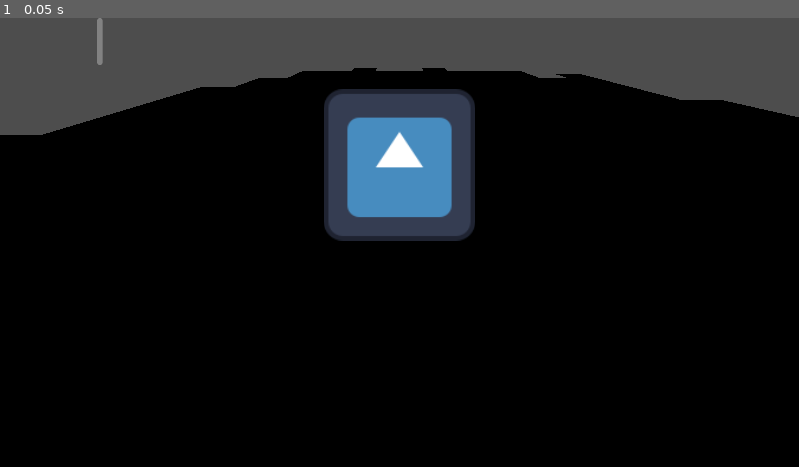
Above: before the commit, frame 1.
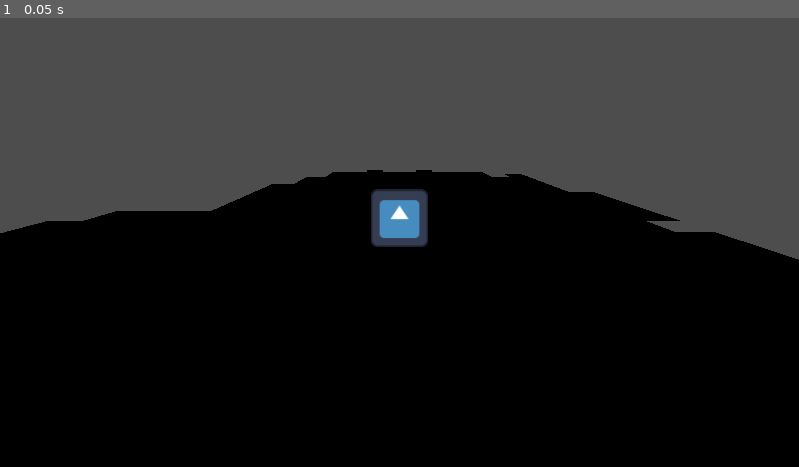
Above: after the commit, the same moment.

Repository: ShadowCommander/Godot-WJ-Expansion
Game: Godot game, scene res://main.tscn
Same seed, same stepped clock (60 frames per second), same inputs: the game is played once before the commit and once after it. The engine's default icon, where the game draws it, is replaced by a stand-in: a white triangle on a blue panel in a dark square.
Inputs:
- Up to frame 1 (0.05 s): no input

The runs differ from the first frame. In frame 1, 26% of the frame differs, in the area x 0-100%, y 0-54%.

Commit message:
Remove old lazylistbox test

Diff:
--- a/main.tscn
+++ b/main.tscn
@@ -1,9 +1,7 @@
-[gd_scene load_steps=6 format=3 uid="uid://3up4gouqf7ks"]
+[gd_scene load_steps=4 format=3 uid="uid://3up4gouqf7ks"]
 
 [ext_resource type="MeshLibrary" uid="uid://b2xjwjx1f453m" path="res://scenes/grid/mesh_library.tres" id="1_0xm2m"]
-[ext_resource type="PackedScene" uid="uid://ciwq8siqk71qj" path="res://addons/lazy_list_box/lazy_list_box.tscn" id="3_1bvp3"]
 [ext_resource type="Texture2D" uid="uid://dy152pm8w1hyb" path="res://icon.svg" id="3_h2yge"]
-[ext_resource type="PackedScene" uid="uid://befnl3k856h5a" path="res://addons/lazy_list_box/lazy_list_entry_example.tscn" id="4_lquwl"]
 
 [sub_resource type="CapsuleShape3D" id="CapsuleShape3D_lquwl"]
 
@@ -20,7 +18,7 @@
 }
 
 [node name="Camera3D" type="Camera3D" parent="Node3D"]
-transform = Transform3D(1, 0, 0, 0, 0.805742, 0.592266, 0, -0.592266, 0.805742, 0, 1.45178, 2)
+transform = Transform3D(1, 0, 0, 0, 0.931577, 0.363544, 0, -0.363544, 0.931577, 0, 2.45178, 6)
 
 [node name="CharacterBody3D" type="CharacterBody3D" parent="Node3D"]
 
@@ -33,7 +31,4 @@
 billboard = 1
 texture = ExtResource("3_h2yge")
 
-[node name="CanvasLayer" type="CanvasLayer" parent="."]
-
-[node name="LazyListBox" parent="CanvasLayer" instance=ExtResource("3_1bvp3")]
-item_template = ExtResource("4_lquwl")
+[node name="UICanvasLayer" type="CanvasLayer" parent="."]
